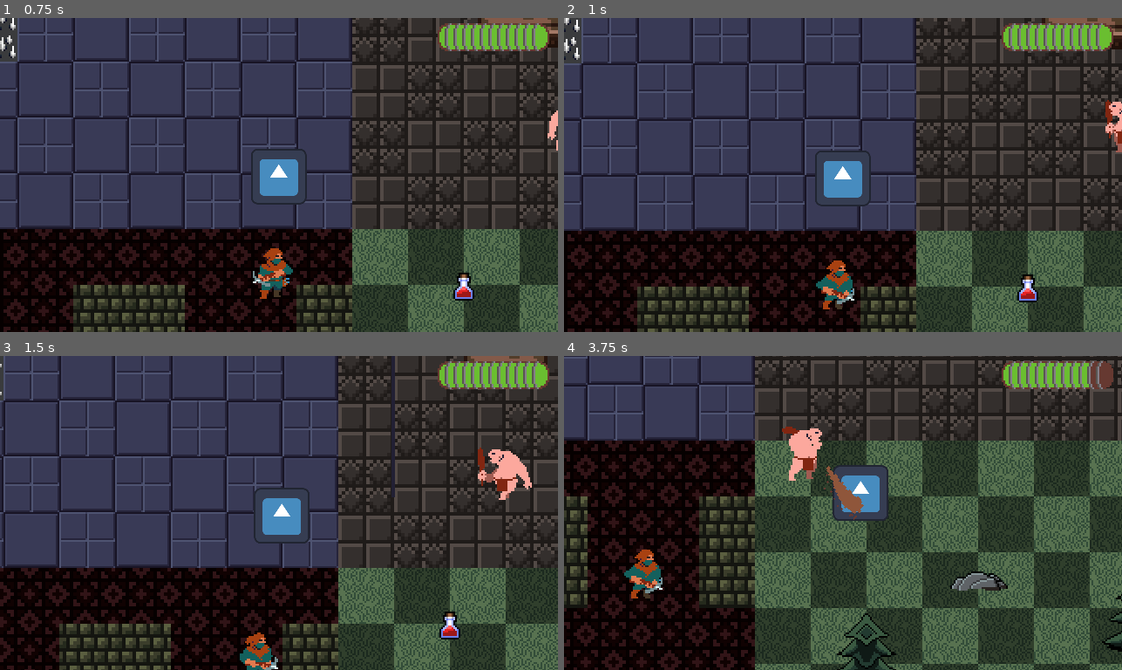
Above: before the commit, frames 1-4 (two rows, left to right).
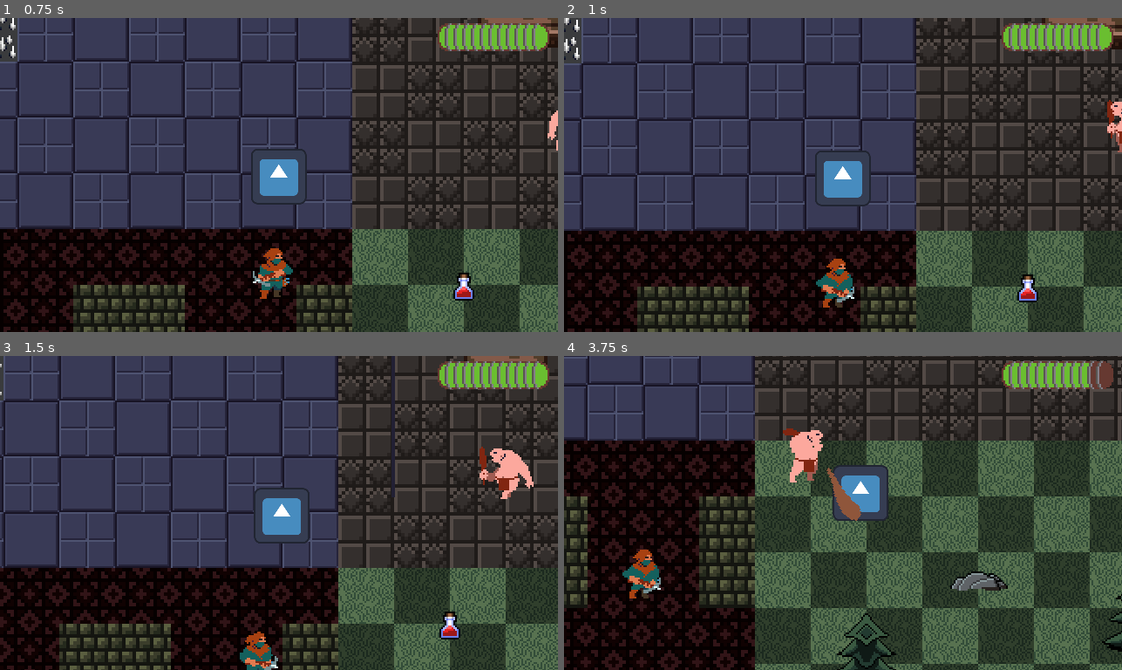
Above: after the commit, the same moments.

Repository: KxUgh/48h-game-jam-game
Game: Godot game, scene res://scenes/main_menu.tscn
The game is run twice, just before and just after one commit, with the same random seed, the same clock (stepped at 60 frames per second) and the same inputs. The engine's default icon, where the game draws it, is replaced by a stand-in: a white triangle on a blue panel in a dark square.
Inputs (mouse positions are in pixels of both pictures, inside the frame that each line leads up to):
- Up to frame 1 (0.75 s): click "Game the Game" at 0.5 s
- Up to frame 2 (1 s): no input
- Up to frame 3 (1.5 s): move the mouse to (401, 497) at 1.27 s; hold D (right) from 1.28 s (still down); click (401, 497) at 1.35 s
- Up to frame 4 (3.75 s): move the mouse to (731, 528) at 2.02 s; release D (right) at 2.03 s; hold S (down) 2.03-2.78 s; click (731, 528) at 2.1 s; move the mouse to (898, 443) at 2.77 s; hold D (right) 2.78-3.53 s; click (898, 443) at 2.85 s; move the mouse to (815, 575) at 3.52 s; hold W (up) from 3.53 s (still down); click (815, 575) at 3.6 s

Frame 1 is identical in both runs. In frame 2, 0.4% of the frame differs, in the area x 45-100%, y 26-93%; in frame 3, 0.4%; in frame 4, 0.7%, in the area x 10-54%, y 22-78%.

Commit message:
spawning

Diff:
--- a/project.godot
+++ b/project.godot
@@ -14,6 +14,10 @@
 run/main_scene="res://scenes/main_menu.tscn"
 config/features=PackedStringArray("4.3", "GL Compatibility")
 config/icon="res://assets/icon.svg"
+
+[autoload]
+
+SignalBus="*res://scripts/signal_bus.gd"
 
 [display]
 
--- a/scenes/archer.tscn
+++ b/scenes/archer.tscn
@@ -137,7 +137,7 @@
 
 [sub_resource type="RectangleShape2D" id="RectangleShape2D_1r14k"]
 
-[node name="Archer" type="CharacterBody2D" node_paths=PackedStringArray("nav_agent", "nav_timer", "sprite", "bow")]
+[node name="Archer" type="CharacterBody2D" node_paths=PackedStringArray("nav_agent", "nav_timer", "sprite", "bow") groups=["Enemies"]]
 collision_layer = 4
 collision_mask = 3
 script = ExtResource("1_do7yj")
@@ -163,6 +163,7 @@
 weapon_owner = NodePath("..")
 
 [node name="NavigationAgent2D" type="NavigationAgent2D" parent="."]
+avoidance_enabled = true
 
 [node name="Timer" type="Timer" parent="."]
 wait_time = 0.25
--- /dev/null
+++ b/scenes/archer_spawner.tscn
@@ -0,0 +1,8 @@
+[gd_scene load_steps=3 format=3 uid="uid://b3458n03htj8j"]
+
+[ext_resource type="Script" path="res://scripts/spawner.gd" id="1_d0le0"]
+[ext_resource type="PackedScene" uid="uid://dljdaakwoupl3" path="res://scenes/archer.tscn" id="2_18uub"]
+
+[node name="ArcherSpawner" type="Node2D"]
+script = ExtResource("1_d0le0")
+scene_to_spawn = ExtResource("2_18uub")
--- a/scenes/caveman.tscn
+++ b/scenes/caveman.tscn
@@ -140,7 +140,7 @@
 "speed": 5.0
 }]
 
-[node name="Caveman" type="CharacterBody2D" node_paths=PackedStringArray("nav_agent", "nav_timer", "sprite", "club")]
+[node name="Caveman" type="CharacterBody2D" node_paths=PackedStringArray("nav_agent", "nav_timer", "sprite", "club") groups=["Enemies"]]
 collision_layer = 4
 collision_mask = 3
 motion_mode = 1
@@ -165,6 +165,8 @@
 autoplay = "idle"
 
 [node name="NavigationAgent2D" type="NavigationAgent2D" parent="."]
+avoidance_enabled = true
+radius = 15.0
 
 [node name="NavTimer" type="Timer" parent="."]
 wait_time = 0.25
--- /dev/null
+++ b/scenes/caveman_spawner.tscn
@@ -0,0 +1,8 @@
+[gd_scene load_steps=3 format=3 uid="uid://bqwlx6l8fu1i4"]
+
+[ext_resource type="Script" path="res://scripts/spawner.gd" id="1_m8tlx"]
+[ext_resource type="PackedScene" uid="uid://i08j2b1vco1c" path="res://scenes/caveman.tscn" id="2_ywjb4"]
+
+[node name="CavemanSpawner" type="Node2D"]
+script = ExtResource("1_m8tlx")
+scene_to_spawn = ExtResource("2_ywjb4")
--- a/scenes/main.tscn
+++ b/scenes/main.tscn
@@ -13,6 +13,8 @@
 [ext_resource type="PackedScene" uid="uid://bq7oyaqns0ca5" path="res://scenes/health_pickup.tscn" id="5_u1lpl"]
 [ext_resource type="Texture2D" uid="uid://txd3dsmwsatl" path="res://assets/dungeontemple/B32x32.png" id="5_uvg6y"]
 [ext_resource type="Texture2D" uid="uid://chescnt1putfh" path="res://assets/futuretileset.png" id="6_ioanc"]
+[ext_resource type="PackedScene" uid="uid://bqwlx6l8fu1i4" path="res://scenes/caveman_spawner.tscn" id="7_eafu8"]
+[ext_resource type="PackedScene" uid="uid://b3458n03htj8j" path="res://scenes/archer_spawner.tscn" id="8_i1d3c"]
 [ext_resource type="PackedScene" uid="uid://dljdaakwoupl3" path="res://scenes/archer.tscn" id="9_iih70"]
 [ext_resource type="PackedScene" uid="uid://b6k18m1n1bsu7" path="res://scenes/health_bar.tscn" id="10_jvini"]
 
@@ -785,6 +787,10 @@
 
 [sub_resource type="TileSetScenesCollectionSource" id="TileSetScenesCollectionSource_xmdss"]
 scenes/1/scene = ExtResource("3_pkbf4")
+scenes/2/scene = ExtResource("7_eafu8")
+scenes/2/display_placeholder = ExtResource("7_eafu8")
+scenes/3/scene = ExtResource("8_i1d3c")
+scenes/3/display_placeholder = ExtResource("8_i1d3c")
 
 [sub_resource type="NavigationPolygon" id="NavigationPolygon_mj60d"]
 
@@ -983,7 +989,7 @@
 
 [node name="TileMaps" type="Node2D" parent="." node_paths=PackedStringArray("level_layers")]
 script = ExtResource("1_4y28u")
-level_layers = [NodePath("TileMapLayer2"), NodePath("TileMapLayer3")]
+level_layers = [NodePath("EnemyWave1"), NodePath("EnemyWave2")]
 
 [node name="TileMapLayer" type="TileMapLayer" parent="TileMaps"]
 z_index = -1
@@ -999,6 +1005,16 @@
 
 [node name="TileMapLayer3" type="TileMapLayer" parent="TileMaps"]
 tile_map_data = PackedByteArray("AADw//n/BAAFAAEAAADz//f/BAAFAAEAAAD2//n/BAAFAAEAAADw//f/BAAGAAEAAADz//n/BAAGAAEAAAD2// …(1632 unchanged characters)…
+tile_set = SubResource("TileSet_jkjmu")
+metadata/_edit_lock_ = true
+
+[node name="EnemyWave1" type="TileMapLayer" parent="TileMaps"]
+tile_map_data = PackedByteArray("AAD6//z/AgAAAAAAAgD5//z/AgAAAAAAAgA=")
+tile_set = SubResource("TileSet_jkjmu")
+metadata/_edit_lock_ = true
+
+[node name="EnemyWave2" type="TileMapLayer" parent="TileMaps"]
+tile_map_data = PackedByteArray("AAD5/wQAAgAAAAAAAwD6/wQAAgAAAAAAAwA=")
 tile_set = SubResource("TileSet_jkjmu")
 metadata/_edit_lock_ = true
 
--- a/scenes/spawner.tscn
+++ /dev/null
@@ -1,6 +0,0 @@
-[gd_scene load_steps=2 format=3 uid="uid://bqwlx6l8fu1i4"]
-
-[ext_resource type="Script" path="res://scripts/spawner.gd" id="1_iq6um"]
-
-[node name="Spawner" type="Node2D"]
-script = ExtResource("1_iq6um")
--- a/scripts/archer.gd
+++ b/scripts/archer.gd
@@ -8,6 +8,7 @@
 var target: Player
 
 func _ready() -> void:
+	nav_agent.velocity_computed.connect(_on_velocity_computed)
 	find_target()
 	nav_timer.timeout.connect(update_nav_agent)
 	since_last_attack = 0
@@ -19,9 +20,9 @@
 	var direction: Vector2 = position.direction_to(next_path_position)
 
 	if position.distance_to(next_path_position) > 15:
-		velocity = direction * speed
+		nav_agent.set_velocity(direction * speed)
 	else:
-		velocity = Vector2.ZERO
+		nav_agent.set_velocity(Vector2.ZERO)
 
 
 	sprite.scale.x = sign(target.position.x - position.x)
@@ -61,6 +62,7 @@
 	return true
 
 func die() -> void:
+	SignalBus.enemy_killed.emit()
 	queue_free()
 
 func request_animation_change(requested_animation: String) -> void:
@@ -75,3 +77,6 @@
 	if sprite.animation not in unskippable_anims:
 		sprite.play(requested_animation)
 		return
+
+func _on_velocity_computed(safe_velocity: Vector2) -> void:
+	velocity = safe_velocity
--- a/scripts/caveman.gd
+++ b/scripts/caveman.gd
@@ -9,8 +9,10 @@
 var target: Player
 
 func _ready() -> void:
+	nav_agent.velocity_computed.connect(_on_velocity_computed)
 	find_target()
 	nav_timer.timeout.connect(update_nav_agent)
+
 
 func _physics_process(delta: float) -> void:
 	super(delta)
@@ -19,9 +21,10 @@
 	var direction: Vector2 = position.direction_to(next_path_position)
 
 	if position.distance_to(target.position) > attack_distance:
-		velocity = direction * speed
+		nav_agent.set_velocity(direction * speed)
+
 	else:
-		velocity = Vector2.ZERO
+		nav_agent.set_velocity(Vector2.ZERO)
 
 	if velocity.x != 0:
 		sprite.scale.x = sign(velocity.x)
@@ -60,6 +63,7 @@
 	return true
 
 func die() -> void:
+	SignalBus.enemy_killed.emit()
 	queue_free()
 
 func request_animation_change(requested_animation: String) -> void:
@@ -74,3 +78,6 @@
 	if sprite.animation not in unskippable_anims:
 		sprite.play(requested_animation)
 		return
+
+func _on_velocity_computed(safe_velocity: Vector2) -> void:
+	velocity = safe_velocity
--- a/scripts/main.gd
+++ b/scripts/main.gd
@@ -1,3 +1,4 @@
+class_name RootNode
 extends Node2D
 
 @export var player: Player
@@ -5,6 +6,14 @@
 
 func _ready() -> void:
 	player.player_died.connect(deadify)
+	SignalBus.enemy_killed.connect(check_enemies)
+
+func check_enemies() -> void:
+	await get_tree().process_frame
+	var enemies: Array[Node] = get_tree().get_nodes_in_group("Enemies")
+	if len(enemies) == 0:
+		await get_tree().physics_frame
+		SignalBus.enemies_killed.emit()
 
 func deadify() -> void:
 	await get_tree().create_timer(2.0).timeout
--- a/scripts/navigation_layer.gd
+++ b/scripts/navigation_layer.gd
@@ -9,6 +9,7 @@
 		if sibling is TileMapLayer:
 			all_layers.append(sibling)
 	higher_layers = all_layers.slice(all_layers.find(self)+1)
+
 
 func _use_tile_data_runtime_update(coords: Vector2i) -> bool:
 	for other_layer in higher_layers:
--- /dev/null
+++ b/scripts/signal_bus.gd
@@ -0,0 +1,5 @@
+extends Node
+
+signal enemies_killed()
+signal spawn_enemies()
+signal enemy_killed()
--- a/scripts/spawner.gd
+++ b/scripts/spawner.gd
@@ -1,9 +1,13 @@
+class_name Spawner
 extends Node2D
 
 @export var scene_to_spawn: PackedScene
 
 @onready var root: Node2D = get_node("/root/RootNode")
 
+func _ready() -> void:
+	SignalBus.spawn_enemies.connect(spawn)
+
 func spawn() -> void:
 	var scene_instance: Node2D = scene_to_spawn.instantiate()
 	scene_instance.position = position
--- a/scripts/tile_maps.gd
+++ b/scripts/tile_maps.gd
@@ -1,17 +1,26 @@
 extends Node2D
 @export var level_layers: Array[TileMapLayer]
 
+@onready var original_layer_count: int = len(level_layers)
+
 var level_index: int = 0
 
+func _ready() -> void:
+	SignalBus.enemies_killed.connect(change_level_appearance)
+	# Disable them so that they can remain enabled in the editor
+	for layer in level_layers:
+		layer.enabled = false
+
 func change_level_appearance() -> void:
+	if level_index >= len(level_layers):
+		var new_layer: TileMapLayer = level_layers[level_index % original_layer_count].duplicate()
+		add_child(new_layer)
+		level_layers.append(new_layer)
 	level_layers[level_index].enabled = true
 	level_index += 1
-func _ready() -> void:
-	pass
-	# Disable them so that they can remain enabled in the editor
-	#for layer in level_layers:
-	#	layer.enabled = false
+	await get_tree().physics_frame
+	SignalBus.spawn_enemies.emit()
 
-# Called every frame. 'delta' is the elapsed time since the previous frame.
+
 func _process(_delta: float) -> void:
-	pass
+	print(len(level_layers))
Not shown: 1 places in scenes/main.tscn that only renumber resources
